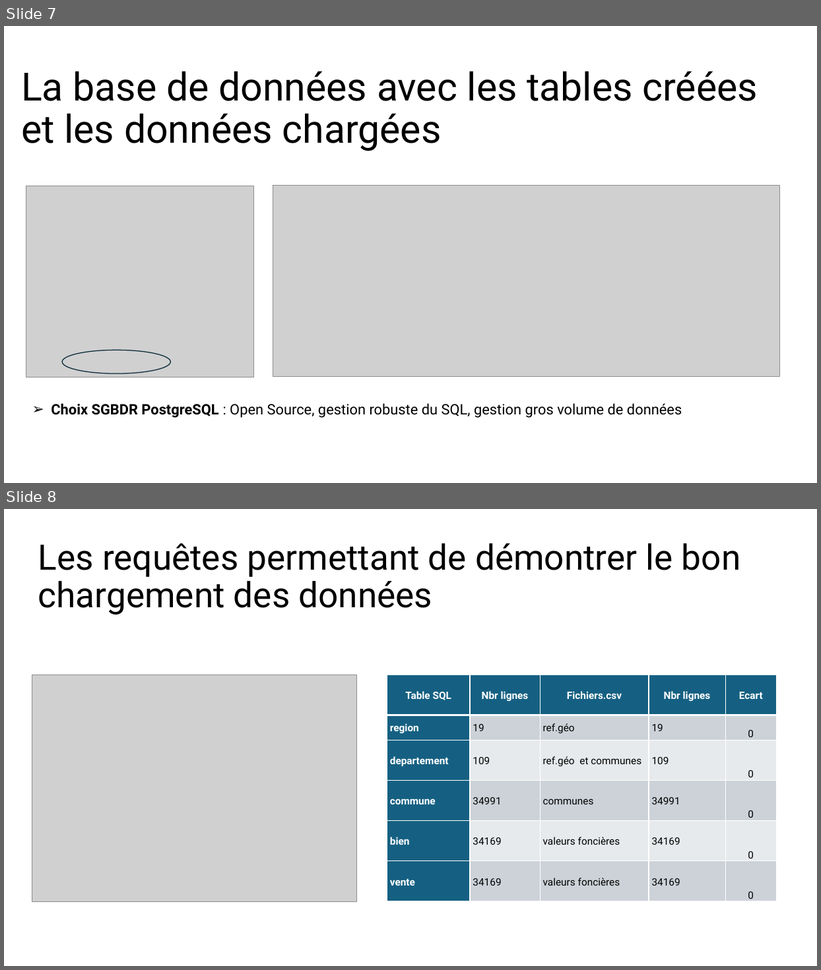
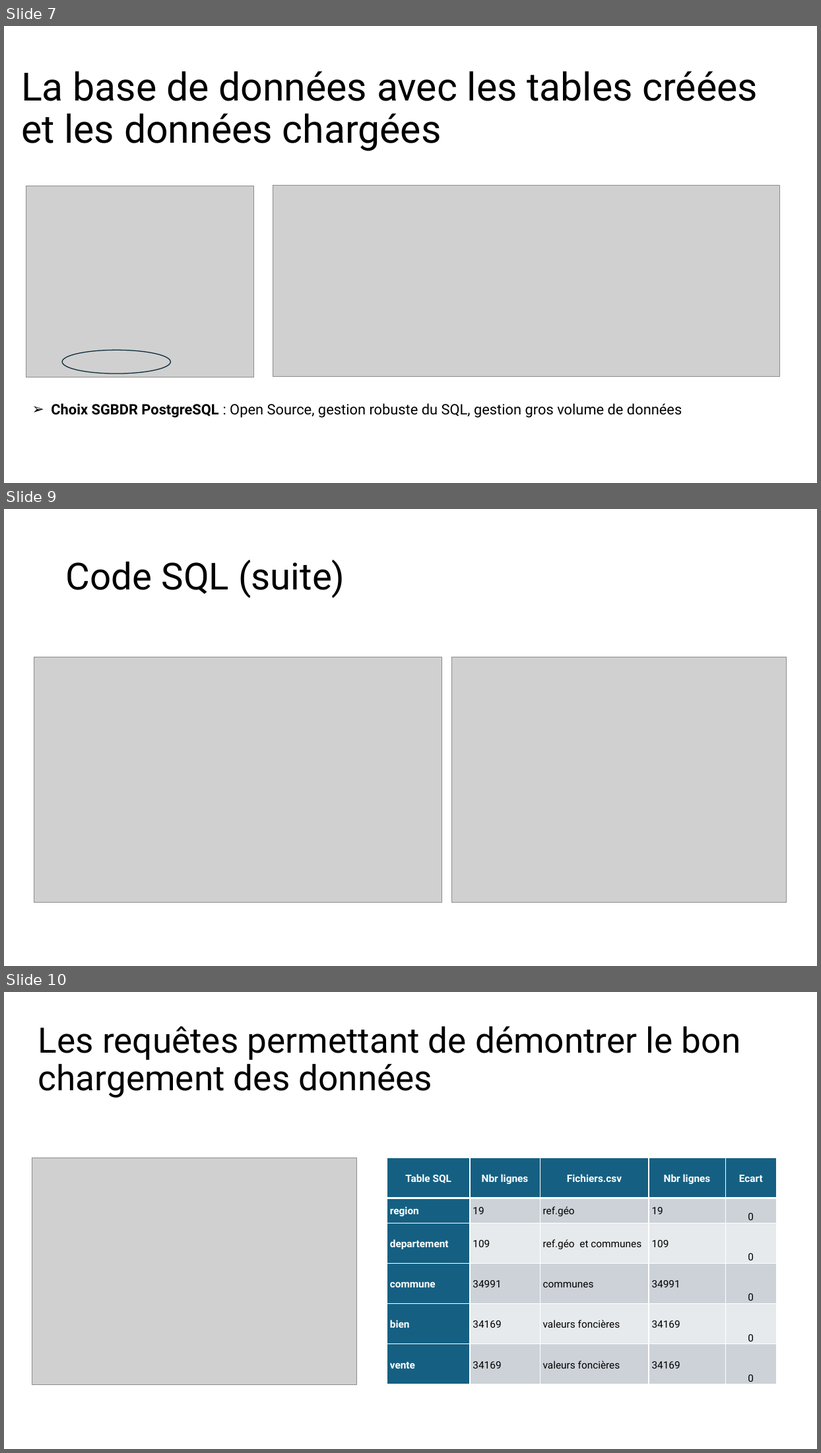
Before and after one commit to naima60/nb_p4_Creez-et-utilisez-une-base-de-donnees-immobiliere-avec-SQL, a slide deck: 7_rapport_final/support_presentation_022026.pptx. Shown one above the other, each under a label of ours: slides 7 and 8 before the commit, slides 7, 9 and 10 after it; the slides between them are not shown. The pictures are 821x970 and 821x1453 pixels, drawn with LibreOffice and Linux fonts; fonts in the diff are those of the drawing; grey boxes stand for pictures. Boxes give left, top, right and bottom in pixels: in the first picture for what was removed or moved away, otherwise in the second. Text is boxed around its words. In the diff, an @@ line names an element or a change of style, - is before the commit and + after.

```diff
--- a/7_rapport_final/support_presentation_022026.pptx
+++ b/7_rapport_final/support_presentation_022026.pptx
@@ slide 9 added at [4,509,817,966], background #FFFFFF @@
@@ title added at [66,560,345,598], 44 pt, text #000000 @@
+Code SQL (suite)
@@ picture added at [34,657,443,903] @@
@@ picture added at [451,657,787,903] @@
@@ what was slide 8 is now slide 10 @@
```
Also in this commit, not shown: 2 slides changed, 1 other slide added, 1 other file.
